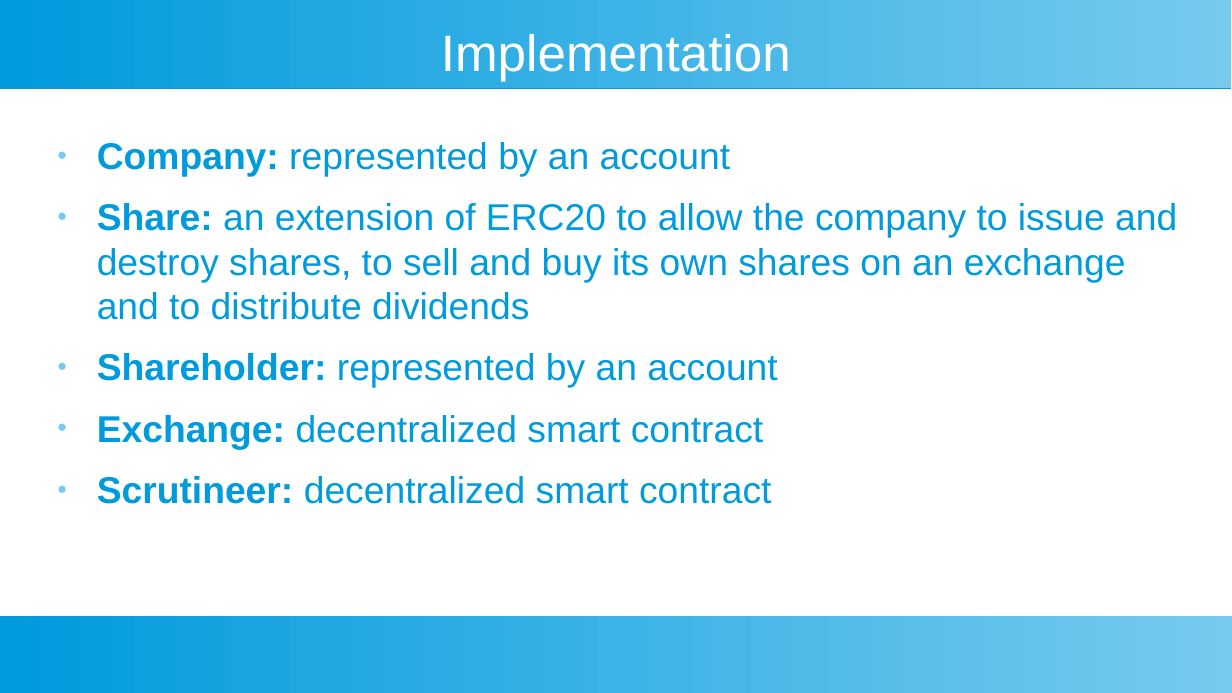
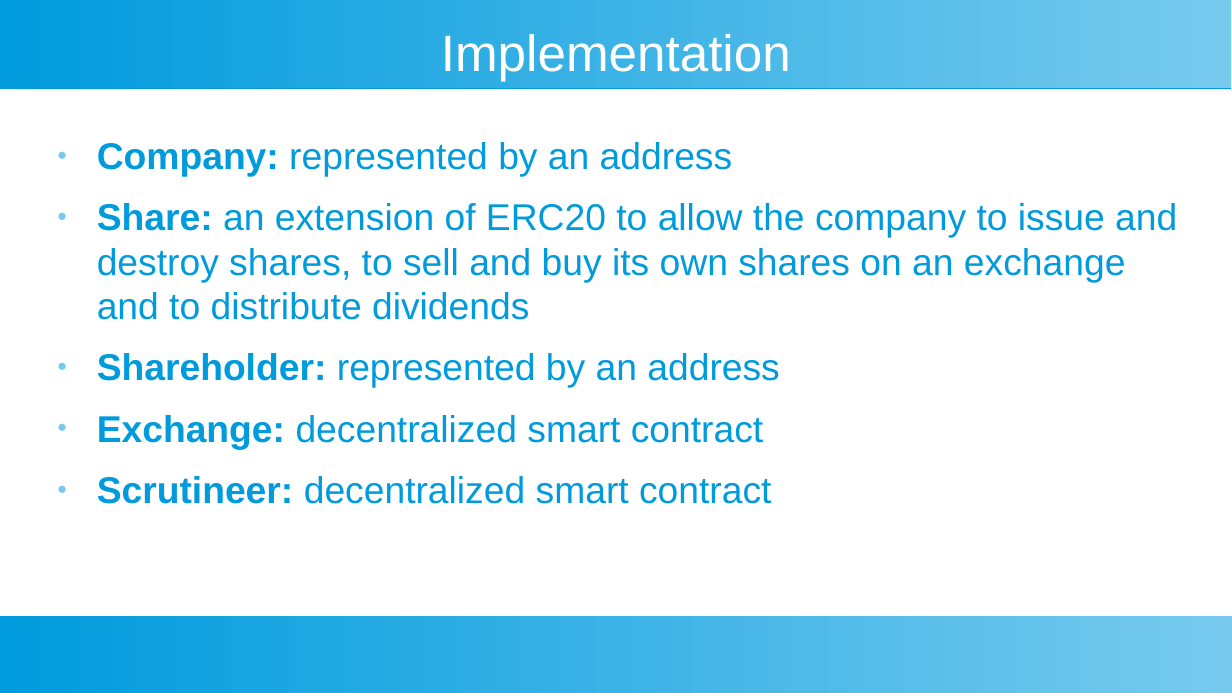
Before and after one commit to toongeorges/cryptoshares, a slide deck: slide 6 of design.odp. Drawn at 1232x693 pixels with LibreOffice and Linux fonts; fonts in the diff are those of the drawing. Boxes give left, top, right and bottom in pixels: in the first picture for what was removed or moved away, otherwise in the second. Text is boxed around its words. In the diff, an @@ line names an element or a change of style, - is before the commit and + after.

Commit message:
change account to address

```diff
--- a/design.odp
+++ b/design.odp
@@ text at (97,142,733,177): text changed @@
-● Company: represented by an account
+● Company: represented by an address
@@ text at (97,353,780,388): text changed @@
-● Shareholder: represented by an account
+● Shareholder: represented by an address
```
